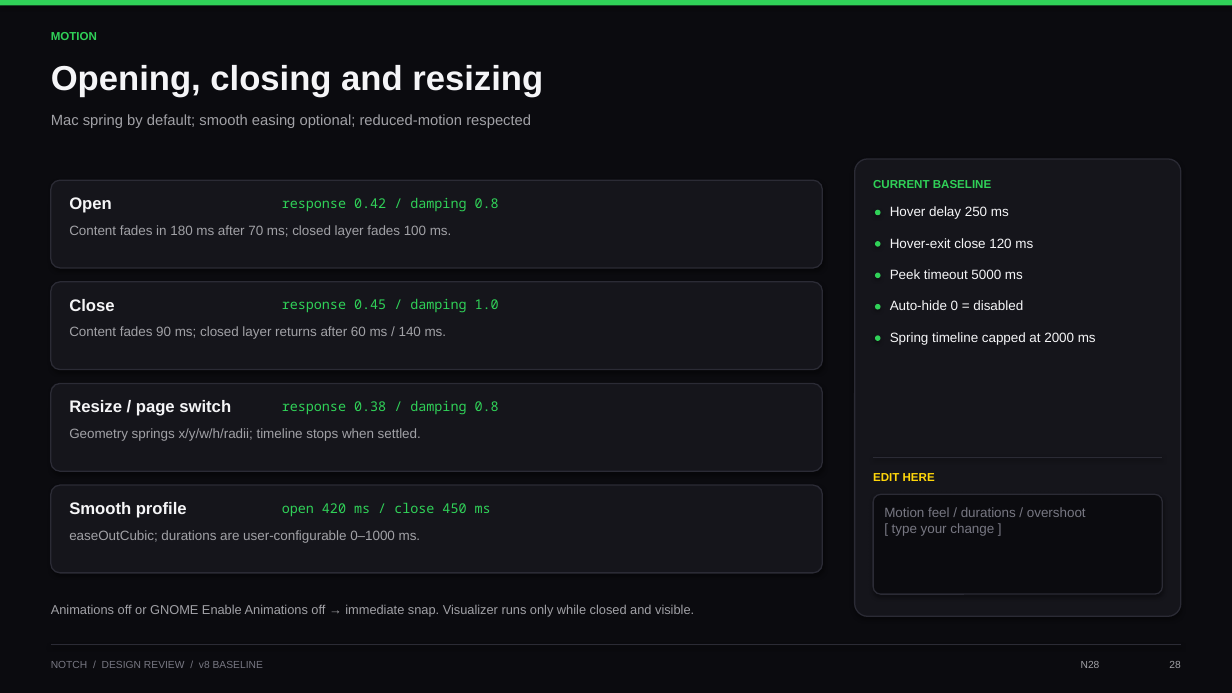
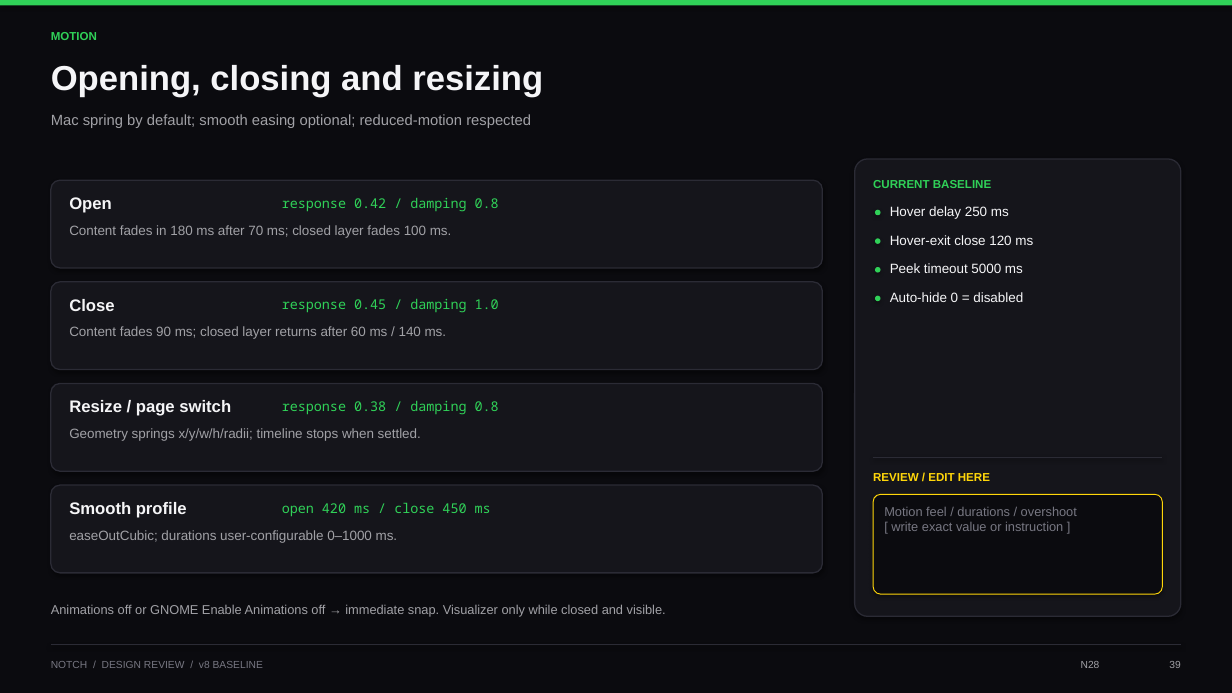
Before and after one commit to pavit12301611/notch, a slide deck: slide 39 of Notch-Design-Review.pptx (slide 28 before the commit). Drawn at 1232x693 pixels with LibreOffice and Linux fonts; fonts in the diff are those of the drawing. Boxes give left, top, right and bottom in pixels: in the first picture for what was removed or moved away, otherwise in the second. Text is boxed around its words. In the diff, an @@ line names an element or a change of style, - is before the commit and + after.

Commit message:
Expand design review workbook and preserve uploaded PPT edits

```diff
--- a/Notch-Design-Review.pptx
+++ b/Notch-Design-Review.pptx
@@ ellipse: place and size @@
-ellipse at (875,273,881,278)
+ellipse at (875,267,881,273)
@@ text "Peek timeout 5000 ms": place and size @@
-text "Peek timeout 5000 ms" at (890,269,1023,279)
+text "Peek timeout 5000 ms" at (890,263,1023,273)
@@ ellipse: place and size @@
-ellipse at (875,304,881,310)
+ellipse at (875,296,881,301)
@@ text "Auto-hide 0 = disabled": place and size @@
-text "Auto-hide 0 = disabled" at (890,300,1023,310)
+text "Auto-hide 0 = disabled" at (890,292,1023,302)
@@ ellipse removed at (875,335,881,341) @@
@@ text removed at (890,332,1096,345) @@
-Spring timeline capped at 2000 ms
@@ text at (873,472,990,484): text changed @@
-EDIT HERE
+REVIEW / EDIT HERE
@@ rounded rectangle at (873,494,1163,594): outline #2B2B35 1 pt to #FFD60A 0.75 pt @@
@@ text at (884,507,1077,516): size 10.5 to 10 pt in "Motion feel / durations / overshoot" @@
@@ text at (69,530,398,543): text changed @@
-easeOutCubic; durations are user-configurable 0–1000 ms.
+easeOutCubic; durations user-configurable 0–1000 ms.
@@ text at (891,522,1063,531): text changed; size 10.5 to 10 pt @@
-[ type your change ]
+[ write exact value or instruction ]
@@ text at (51,604,666,617): text changed @@
-Animations off or GNOME Enable Animations off → immediate snap. Visualizer runs only while closed and visible.
+Animations off or GNOME Enable Animations off → immediate snap. Visualizer only while closed and visible.
```
Also in this commit, not shown: 43 other slides changed, 17 slides added, 3 other files.
